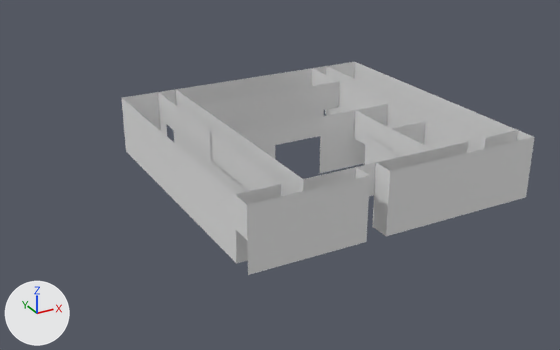
What one commit did to the Blender file GOoD Night tO you/Assets/models (blender files)/building/Gnty_floor(-4).blend.
The view is the same before and after, from a 50 mm camera at (-34.7, -47.4, 31.0) aimed at (-1.9, 12.3, 1.2). The axes (+X, +Y, +Z) are drawn at lower left. The lights are the same throughout. The older version comes first.

In view in the first picture: 'area1_walls'.
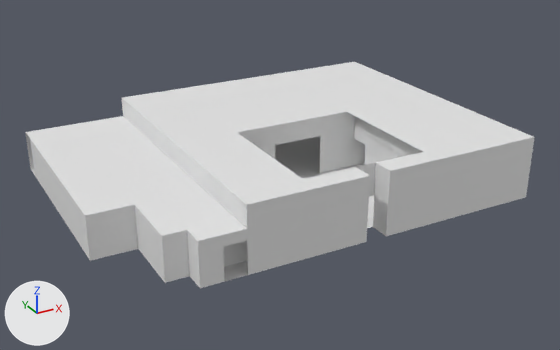
Commit message: area 2 of floor -4

Patch to the scene script:
```diff
--- a/GOoD Night tO you/Assets/models (blender files)/building/Gnty_floor(-4).blend.py
+++ b/GOoD Night tO you/Assets/models (blender files)/building/Gnty_floor(-4).blend.py
@@ me_plane_002 @@
+me_plane_002.from_pydata(...)  # 129 vertices, 111 faces, 29 loose edges; spans x -22.0..-12.0, y -1.0..28.0, z 0.0..4.0
@@ me_plane_001 @@
+me_plane_001.from_pydata(...)  # 36 vertices, 14 faces; spans x -22.0..-12.0, y -1.0..28.0, z 0.0..4.0
@@ ob_area1_floorandroof @@
 ob_area1_floorandroof.location = (0.0, 0.0, 0.0)
-ob_area1_floorandroof.hide_set(True)
@@ ob_area2_walls @@
+ob_area2_walls = bpy.data.objects.new('area2_walls', me_plane_002)
+ob_area2_walls.location = (0.0, 0.0, 0.0)
@@ ob_area2_floorandroof @@
+ob_area2_floorandroof = bpy.data.objects.new('area2_floorAndRoof', me_plane_001)
+ob_area2_floorandroof.location = (0.0, 0.0, 0.0)
```

Pixel boxes (x1, y1, x2, y2) of what changed, in the pictures (560 x 350 px):
'area1_floorAndRoof', shown: after (122, 62, 533, 275)
'area2_floorAndRoof', added: after (26, 116, 247, 282)
'area2_walls', added: after (26, 134, 247, 288)
